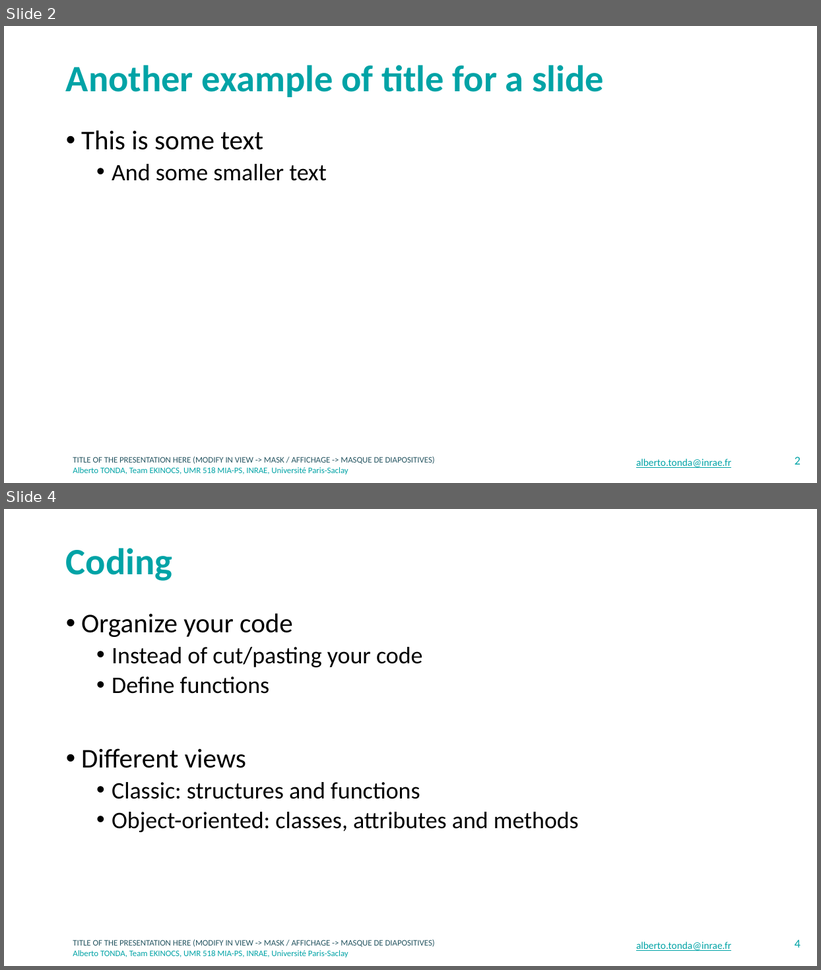
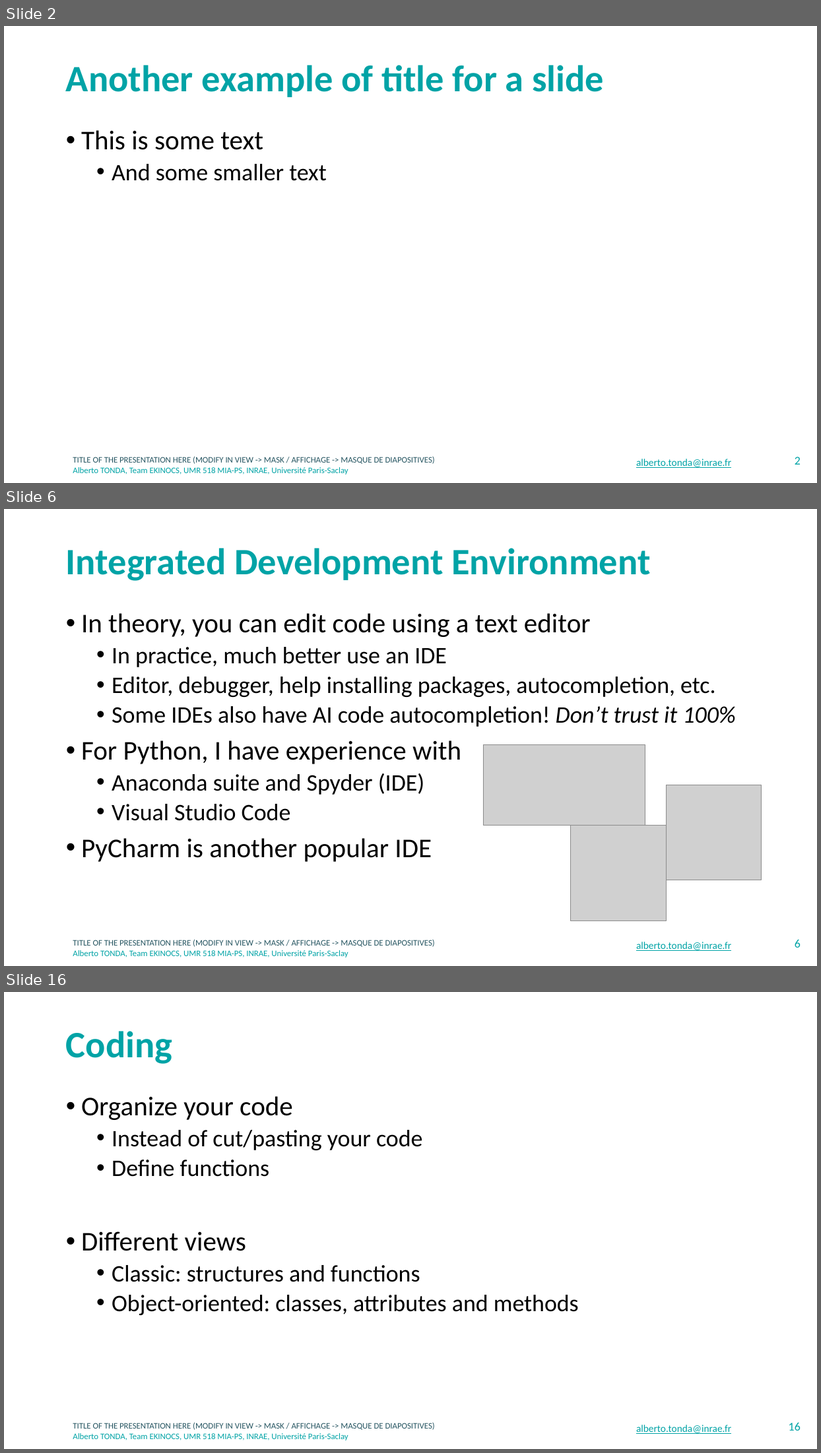
Before and after one commit to albertotonda/teaching, a slide deck: crash-course-on-data-science/coding.pptx. Shown one above the other, each under a label of ours: slides 2 and 4 before the commit, slides 2, 6 and 16 after it; the slides between them are not shown. The pictures are 821x970 and 821x1453 pixels, drawn with LibreOffice and Linux fonts; fonts in the diff are those of the drawing; grey boxes stand for pictures; background and template pictures are left out. Boxes give left, top, right and bottom in pixels: in the first picture for what was removed or moved away, otherwise in the second. Text is boxed around its words. In the diff, an @@ line names an element or a change of style, - is before the commit and + after.

```diff
--- a/crash-course-on-data-science/coding.pptx
+++ b/crash-course-on-data-science/coding.pptx
@@ slide 6 added at (x1=4, y1=509, x2=817, y2=966), background #FFFFFF; not listed: 2 template elements that a slide beside it also shows @@
@@ title added at (x1=66, y1=548, x2=650, y2=581), 44 pt, text #00A3A6, bold @@
+Integrated Development Environment
@@ text added at (x1=81, y1=613, x2=736, y2=862), 28 pt, text #000000 @@
+• In theory, you can edit code using a text editor
+  • In practice, much better use an IDE
+  • Editor, debugger, help installing packages, autocompletion, etc.
+  • Some IDEs also have AI code autocompletion! Don’t trust it 100%
+• For Python, I have experience with
+  • Anaconda suite and Spyder (IDE)
+  • Visual Studio Code
+• PyCharm is another popular IDE
@@ picture added at (x1=483, y1=745, x2=646, y2=826) @@
@@ picture added at (x1=667, y1=786, x2=762, y2=881) @@
@@ picture added at (x1=571, y1=826, x2=666, y2=921) @@
@@ text added at (x1=636, y1=942, x2=731, y2=951), 12 pt, text #00A3A6, underline @@
+alberto.tonda@inrae.fr
@@ page number added at (x1=795, y1=940, x2=801, y2=948), 14 pt, text #00A3A6 @@
+6
@@ what was slide 4 is now slide 16 @@
@@ page number at (x1=789, y1=1423, x2=801, y2=1431): text changed @@
-4
+16
```
Also in this commit, not shown: 2 slides changed, 16 other slides added, 2 other files.
